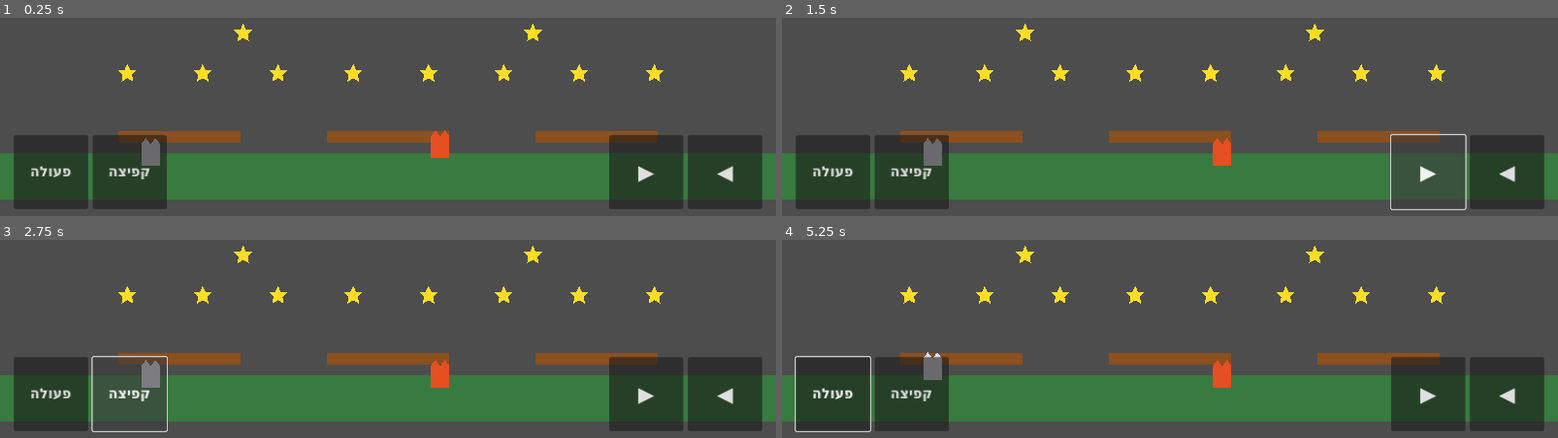
Above: before the commit, frames 1-4 (two rows, left to right).
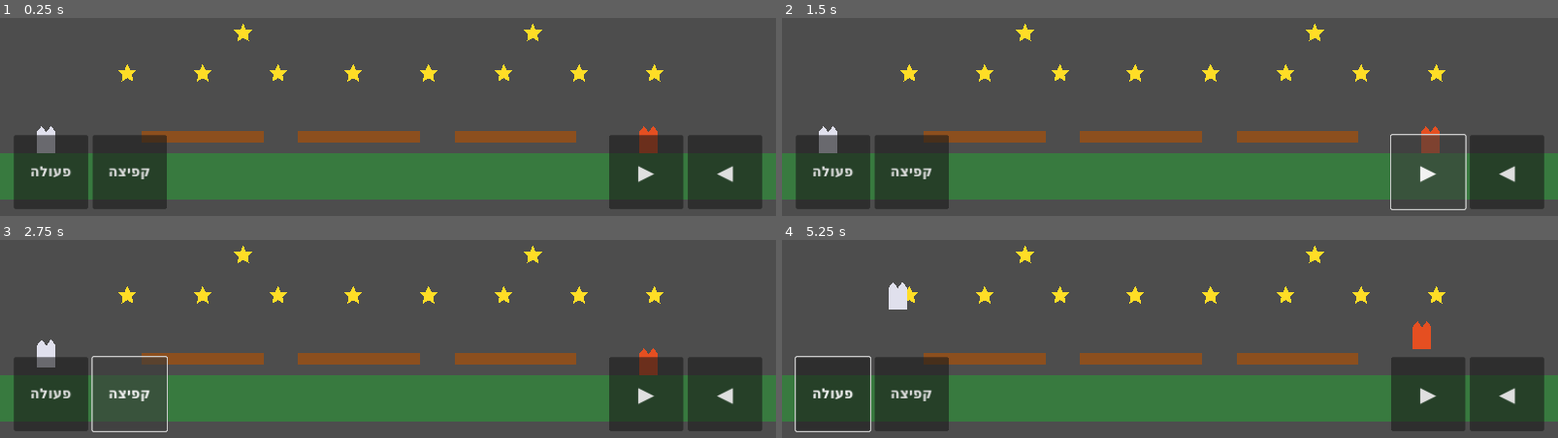
Above: after the commit, the same moments.

Repository: danlil240/animal-heroes
Game: Godot game, scene res://levels/test_arena.tscn
Two runs of this game, one before a commit and one after it. Both use one fixed random seed, a clock stepped at 60 frames per second and the inputs below.
Inputs (mouse positions are in pixels of both pictures, inside the frame that each line leads up to):
- Up to frame 1 (0.25 s): no input
- Up to frame 2 (1.5 s): click "◀" at 0.5 s; click "▶" at 1.25 s
- Up to frame 3 (2.75 s): click "קפיצה" at 2 s
- Up to frame 4 (5.25 s): click "פעולה" at 2.75 s; tap Enter at 3.5 s; move the mouse to (outside the picture) at 3.52 s; hold D 3.53-4.25 s; tap J at 3.6 s; click (outside the picture) at 3.67 s; tap Space at 3.77, 5 s; drag from (outside the picture) to (1131, 307) at 4.27 s; move the mouse to (outside the picture) at 5.02 s; hold A from 5.03 s (still down); tap I at 5.1 s

The runs differ from the first frame. In frame 1, 2.9% of the frame differs, in the area x 4-85%, y 54-75%; in frame 2, 3.0%; in frame 3, 3.0%; in frame 4, 3.2%, in the area x 13-85%, y 21-75%.

Commit message:
fix: harden arena spawn and checkpoint

Diff:
--- a/game/levels/test_arena.gd
+++ b/game/levels/test_arena.gd
@@ -17,6 +17,7 @@
 func _ready() -> void:
 	configure_local_role("rabbit")
 	$FallRespawn.body_entered.connect(_respawn_fallen_hero)
+	$Checkpoint.body_entered.connect(_activate_checkpoint)
 
 
 func _physics_process(_delta: float) -> void:
@@ -84,3 +85,10 @@
 func _respawn_fallen_hero(body: Node2D) -> void:
 	if body.has_method("respawn"):
 		body.respawn(body.checkpoint_position)
+
+
+func _activate_checkpoint(body: Node2D) -> void:
+	if not body.has_method("respawn"):
+		return
+	for hero in [rabbit, fox]:
+		hero.checkpoint_position = $Checkpoint.global_position
--- a/game/levels/test_arena.tscn
+++ b/game/levels/test_arena.tscn
@@ -19,17 +19,23 @@
 [sub_resource type="RectangleShape2D" id="PlayerShape"]
 size = Vector2(32, 48)
 
+[sub_resource type="RectangleShape2D" id="CheckpointShape"]
+size = Vector2(72, 72)
+
 [node name="TestArena" type="Node2D"]
 script = ExtResource("1_arena")
 
 [node name="RabbitSpawn" type="Marker2D" parent="."]
-position = Vector2(260, 656)
+position = Vector2(80, 656)
 
 [node name="FoxSpawn" type="Marker2D" parent="."]
-position = Vector2(760, 656)
+position = Vector2(1120, 656)
 
-[node name="Checkpoint" type="Marker2D" parent="."]
-position = Vector2(260, 656)
+[node name="Checkpoint" type="Area2D" parent="."]
+position = Vector2(1200, 656)
+
+[node name="CollisionShape2D" type="CollisionShape2D" parent="Checkpoint"]
+shape = SubResource("CheckpointShape")
 
 [node name="Ground" type="StaticBody2D" parent="." groups=["arena_safe_ground"]]
 position = Vector2(670, 720)
@@ -42,7 +48,7 @@
 color = Color(0.22, 0.48, 0.25, 1)
 
 [node name="PlatformA" type="StaticBody2D" parent="." groups=["arena_platform"]]
-position = Vector2(310, 650)
+position = Vector2(350, 650)
 
 [node name="CollisionShape2D" type="CollisionShape2D" parent="PlatformA"]
 shape = SubResource("PlatformShape")
@@ -52,7 +58,7 @@
 color = Color(0.55, 0.31, 0.12, 1)
 
 [node name="PlatformB" type="StaticBody2D" parent="." groups=["arena_platform"]]
-position = Vector2(670, 650)
+position = Vector2(620, 650)
 
 [node name="CollisionShape2D" type="CollisionShape2D" parent="PlatformB"]
 shape = SubResource("PlatformShape")
@@ -62,7 +68,7 @@
 color = Color(0.55, 0.31, 0.12, 1)
 
 [node name="PlatformC" type="StaticBody2D" parent="." groups=["arena_platform"]]
-position = Vector2(1030, 650)
+position = Vector2(890, 650)
 
 [node name="CollisionShape2D" type="CollisionShape2D" parent="PlatformC"]
 shape = SubResource("PlatformShape")
@@ -130,7 +136,7 @@
 shape = SubResource("FallShape")
 
 [node name="Rabbit" type="CharacterBody2D" parent="."]
-position = Vector2(260, 656)
+position = Vector2(80, 656)
 script = ExtResource("2_player")
 profile = ExtResource("3_rabbit")
 
@@ -149,7 +155,7 @@
 limit_bottom = 800
 
 [node name="Fox" type="CharacterBody2D" parent="."]
-position = Vector2(760, 656)
+position = Vector2(1120, 656)
 script = ExtResource("2_player")
 profile = ExtResource("4_fox")
 
--- a/game/tests/integration/test_local_arena.gd
+++ b/game/tests/integration/test_local_arena.gd
@@ -16,11 +16,34 @@
 	root.add_child(arena)
 	await process_frame
 	await physics_frame
+	var requested_case := _requested_case()
+	if requested_case == "spawn":
+		if await _test_spawn_safety(arena):
+			quit(0)
+		return
+	if requested_case == "checkpoint":
+		if await _test_checkpoint_respawn(arena):
+			quit(0)
+		return
+	if requested_case == "reachability":
+		if _test_profile_route_reachability(arena):
+			quit(0)
+		return
+	if requested_case == "indicator":
+		if await _test_partner_indicator(arena, Vector2i(1340, 800)):
+			quit(0)
+		return
 	if not _test_structure_and_geometry(arena):
 		return
 	if not _test_profiles_spawns_and_platforms(arena):
 		return
+	if not await _test_spawn_safety(arena):
+		return
+	if not _test_profile_route_reachability(arena):
+		return
 	if not await _test_fall_respawn(arena):
+		return
+	if not await _test_checkpoint_respawn(arena):
 		return
 	if not _test_local_roles_and_input_delivery(arena):
 		return
@@ -55,12 +78,58 @@
 		return _fail("heroes must use their respective profile resources")
 	if rabbit.global_position != arena.get_node("RabbitSpawn").global_position or fox.global_position != arena.get_node("FoxSpawn").global_position:
 		return _fail("heroes must start at their matching spawn markers")
-	for platform in arena.get_tree().get_nodes_in_group("arena_platform"):
-		var horizontal_gap: float = absf(platform.global_position.x - arena.get_node("Ground").global_position.x)
-		var vertical_gap: float = arena.get_node("Ground").global_position.y - platform.global_position.y
-		if horizontal_gap > rabbit.profile.move_speed * 2.5 or vertical_gap > rabbit.profile.jump_speed * rabbit.profile.jump_speed / (2.0 * rabbit.gravity):
-			return _fail("every platform must be reachable with the rabbit profile")
-	return true
+	return true
+
+
+func _test_spawn_safety(arena: Node) -> bool:
+	var heroes := [arena.get_node("Rabbit"), arena.get_node("Fox")]
+	var spawn_markers := [arena.get_node("RabbitSpawn"), arena.get_node("FoxSpawn")]
+	var settled_positions: Array[Vector2] = []
+	for _tick in 8:
+		await physics_frame
+	for hero in heroes:
+		var hero_aabb := _collision_aabb(hero.get_node("CollisionShape2D"))
+		for static_body in [arena.get_node("Ground"), arena.get_node("PlatformA"), arena.get_node("PlatformB"), arena.get_node("PlatformC")]:
+			if _aabbs_overlap_area(hero_aabb, _collision_aabb(static_body.get_node("CollisionShape2D"))):
+				return _fail("spawned %s must not overlap static collider %s after physics settling: hero %s static %s" % [hero.name, static_body.name, hero_aabb, _collision_aabb(static_body.get_node("CollisionShape2D"))])
+		if not hero.is_on_floor() or hero.velocity != Vector2.ZERO:
+			return _fail("spawned %s must settle on safe ground without collision jitter" % hero.name)
+		settled_positions.append(hero.global_position)
+	for _tick in 3:
+		await physics_frame
+	for index in heroes.size():
+		if heroes[index].global_position.distance_to(settled_positions[index]) > 0.01 or heroes[index].global_position.distance_to(spawn_markers[index].global_position) > 0.01:
+			return _fail("spawned %s must remain at its safe spawn without displacement or trapping" % heroes[index].name)
+	return true
+
+
+func _test_profile_route_reachability(arena: Node) -> bool:
+	var route := [arena.get_node("Ground"), arena.get_node("PlatformA"), arena.get_node("PlatformB"), arena.get_node("PlatformC")]
+	for hero in [arena.get_node("Rabbit"), arena.get_node("Fox")]:
+		for index in range(route.size() - 1):
+			if not _profile_can_reach_step(route[index], route[index + 1], hero.profile, hero.gravity, _collision_aabb(hero.get_node("CollisionShape2D")).size.x * 0.5):
+				return _fail("%s profile must have a collider-aware jump route from %s to %s" % [hero.name, route[index].name, route[index + 1].name])
+	return true
+
+
+func _profile_can_reach_step(source: Node2D, destination: Node2D, profile: Resource, gravity: float, hero_half_width: float) -> bool:
+	var source_aabb := _collision_aabb(source.get_node("CollisionShape2D"))
+	var destination_aabb := _collision_aabb(destination.get_node("CollisionShape2D"))
+	var horizontal_distance := maxf(0.0, destination_aabb.position.x + hero_half_width - (source_aabb.end.x - hero_half_width))
+	var vertical_rise := maxf(0.0, source_aabb.position.y - destination_aabb.position.y)
+	var maximum_distance: float = profile.move_speed * (2.0 * profile.jump_speed / gravity)
+	var maximum_rise: float = profile.jump_speed * profile.jump_speed / (2.0 * gravity)
+	return horizontal_distance <= maximum_distance and vertical_rise <= maximum_rise
+
+
+func _collision_aabb(collider: CollisionShape2D) -> Rect2:
+	var rectangle := collider.shape as RectangleShape2D
+	return Rect2(collider.global_position - rectangle.size * 0.5, rectangle.size)
+
+
+func _aabbs_overlap_area(first: Rect2, second: Rect2) -> bool:
+	var overlap := first.intersection(second)
+	return overlap.size.x > 0.001 and overlap.size.y > 0.001
 
 
 func _test_fall_respawn(arena: Node) -> bool:
@@ -72,6 +141,29 @@
 		if rabbit.global_position == checkpoint:
 			return true
 	return _fail("falling into the respawn zone must restore a hero in under two seconds")
+
+
+func _test_checkpoint_respawn(arena: Node) -> bool:
+	var checkpoint = arena.get_node("Checkpoint")
+	if not checkpoint is Area2D:
+		return _fail("checkpoint must be an activation area connected to the arena")
+	for hero in [arena.get_node("Rabbit"), arena.get_node("Fox")]:
+		checkpoint.emit_signal("body_entered", hero)
+		if hero.checkpoint_position != checkpoint.global_position:
+			return _fail("activating the checkpoint must update %s's respawn position" % hero.name)
+		if not await _fall_and_expect_respawn(arena, hero, checkpoint.global_position):
+			return false
+	return true
+
+
+func _fall_and_expect_respawn(arena: Node, hero: Node2D, expected_checkpoint: Vector2) -> bool:
+	await physics_frame
+	hero.global_position = Vector2(expected_checkpoint.x, arena.get_node("FallRespawn").global_position.y + 40.0)
+	for _tick in 60:
+		await physics_frame
+		if hero.global_position == expected_checkpoint:
+			return true
+	return _fail("%s must respawn at the activated checkpoint in under two seconds" % hero.name)
 
 
 func _test_local_roles_and_input_delivery(arena: Node) -> bool:
@@ -126,13 +218,15 @@
 	await process_frame
 	var indicator = arena.get_node("HUD/PartnerIndicator")
 	indicator.viewport_size_override = Vector2(viewport_size)
+	var canvas_transform := arena.get_viewport().get_canvas_transform()
+	var canvas_inverse := canvas_transform.affine_inverse()
 	var cases := [
-		[Vector2(200, 200), Vector2(2000, 200), "right"],
-		[Vector2(200, 200), Vector2(200, 2000), "bottom"],
-		[Vector2(200, 200), Vector2(2000, 2000), "diagonal"],
+		[Vector2(300, 300), Vector2(viewport_size.x + 100, 300), "right"],
+		[Vector2(300, 300), Vector2(300, viewport_size.y + 100), "bottom"],
+		[Vector2(300, 300), Vector2(viewport_size.x + 100, viewport_size.y + 100), "diagonal"],
 	]
 	for entry in cases:
-		indicator.update_for_world_positions(entry[0], entry[1])
+		indicator.update_for_world_positions(canvas_inverse * entry[0], canvas_inverse * entry[1])
 		if not indicator.visible or not indicator.is_on_inset_edge():
 			return _fail("off-screen %s partner must intersect the inset edge" % entry[2])
 		if absf(indicator.arrow.rotation - (entry[1] - entry[0]).angle()) > 0.01:
@@ -142,18 +236,27 @@
 		if entry[2] == "bottom" and not is_equal_approx(indicator.position.y, float(viewport_size.y) - indicator.inset):
 			return _fail("vertical ray must reach the bottom inset edge")
 		if entry[2] == "diagonal":
-			var canvas_transform := arena.get_viewport().get_canvas_transform()
-			var local_screen: Vector2 = canvas_transform * entry[0]
-			var partner_screen: Vector2 = canvas_transform * entry[1]
+			var local_screen: Vector2 = entry[0]
+			var partner_screen: Vector2 = entry[1]
 			if absf((indicator.position - local_screen).cross(partner_screen - local_screen)) > 1.0:
 				return _fail("diagonal partner marker must use a ray intersection, not independent axis clamping")
 	if indicator.arrow.polygon.size() != 3 or indicator.arrow.polygon[0] == indicator.arrow.polygon[1] or indicator.arrow.polygon[1] == indicator.arrow.polygon[2]:
 		return _fail("indicator arrow must be visibly asymmetric geometry")
-	var canvas_inverse := arena.get_viewport().get_canvas_transform().affine_inverse()
-	for screen_position in [Vector2(0, 0), Vector2(viewport_size)]:
+	for screen_position in [Vector2(0, 0), Vector2(viewport_size.x, 0), Vector2(0, viewport_size.y), Vector2(viewport_size), Vector2(viewport_size.x * 0.5, 0), Vector2(viewport_size.x * 0.5, viewport_size.y), Vector2(0, viewport_size.y * 0.5), Vector2(viewport_size.x, viewport_size.y * 0.5)]:
 		indicator.update_for_world_positions(canvas_inverse * Vector2(300, 300), canvas_inverse * screen_position)
 		if indicator.visible:
 			return _fail("indicator must hide for a partner anywhere in the full viewport, including its margins")
+	for entry in [
+		[Vector2(10, viewport_size.y * 0.5), Vector2(-100, viewport_size.y * 0.5), Vector2(indicator.inset, viewport_size.y * 0.5)],
+		[Vector2(viewport_size.x - 10, viewport_size.y * 0.5), Vector2(viewport_size.x + 100, viewport_size.y * 0.5), Vector2(viewport_size.x - indicator.inset, viewport_size.y * 0.5)],
+		[Vector2(viewport_size.x * 0.5, 10), Vector2(viewport_size.x * 0.5, -100), Vector2(viewport_size.x * 0.5, indicator.inset)],
+		[Vector2(viewport_size.x * 0.5, viewport_size.y - 10), Vector2(viewport_size.x * 0.5, viewport_size.y + 100), Vector2(viewport_size.x * 0.5, viewport_size.y - indicator.inset)],
+		[Vector2(10, 10), Vector2(-100, -100), Vector2(indicator.inset, indicator.inset)],
+		[Vector2(viewport_size.x - 10, viewport_size.y - 10), Vector2(viewport_size.x + 100, viewport_size.y + 100), Vector2(viewport_size.x - indicator.inset, viewport_size.y - indicator.inset)],
+	]:
+		indicator.update_for_world_positions(canvas_inverse * entry[0], canvas_inverse * entry[1])
+		if not indicator.visible or not indicator.position.is_finite() or indicator.position.distance_to(entry[2]) > 0.01:
+			return _fail("a local hero outside the inset must still produce a finite marker on the correct inset edge")
 	indicator.update_for_world_positions(Vector2(300, 300), null)
 	if indicator.visible:
 		return _fail("indicator must hide when the partner is unavailable")
@@ -193,3 +296,10 @@
 	push_error(message)
 	quit(1)
 	return false
+
+
+func _requested_case() -> String:
+	for argument in OS.get_cmdline_user_args():
+		if argument.begins_with("--case="):
+			return argument.trim_prefix("--case=")
+	return ""
--- a/game/world/partner_indicator.gd
+++ b/game/world/partner_indicator.gd
@@ -41,20 +41,24 @@
 	var direction := toward - from
 	if direction.length_squared() <= 0.000001:
 		return from.clamp(bounds.position, bounds.end)
-	var intersections: Array[float] = []
+	if not _inside_bounds(from, bounds):
+		return from.clamp(bounds.position, bounds.end)
+	var intersections: Array[Vector2] = []
 	if direction.x > 0.0:
-		intersections.append((bounds.end.x - from.x) / direction.x)
+		intersections.append(from + direction * ((bounds.end.x - from.x) / direction.x))
 	elif direction.x < 0.0:
-		intersections.append((bounds.position.x - from.x) / direction.x)
+		intersections.append(from + direction * ((bounds.position.x - from.x) / direction.x))
 	if direction.y > 0.0:
-		intersections.append((bounds.end.y - from.y) / direction.y)
+		intersections.append(from + direction * ((bounds.end.y - from.y) / direction.y))
 	elif direction.y < 0.0:
-		intersections.append((bounds.position.y - from.y) / direction.y)
-	var t := INF
+		intersections.append(from + direction * ((bounds.position.y - from.y) / direction.y))
+	var nearest: Variant = null
 	for candidate in intersections:
-		if candidate >= 0.0 and candidate < t:
-			t = candidate
-	return from + direction * t
+		var travel := candidate - from
+		if travel.dot(direction) >= 0.0 and _inside_bounds(candidate, bounds):
+			if nearest == null or travel.length_squared() < (nearest as Vector2).distance_squared_to(from):
+				nearest = candidate
+	return nearest as Vector2 if nearest != null else from.clamp(bounds.position, bounds.end)
 
 
 func _viewport_size() -> Vector2:
@@ -63,3 +67,7 @@
 
 func _inside_full_viewport(point: Vector2, size: Vector2) -> bool:
 	return point.x >= 0.0 and point.x <= size.x and point.y >= 0.0 and point.y <= size.y
+
+
+func _inside_bounds(point: Vector2, bounds: Rect2) -> bool:
+	return point.x >= bounds.position.x and point.x <= bounds.end.x and point.y >= bounds.position.y and point.y <= bounds.end.y
Not shown: 1 places in game/levels/test_arena.tscn that only renumber resources
Not shown, changed: .superpowers/sdd/2026-08-27-animal-heroes-implementation/task-5-report.md
